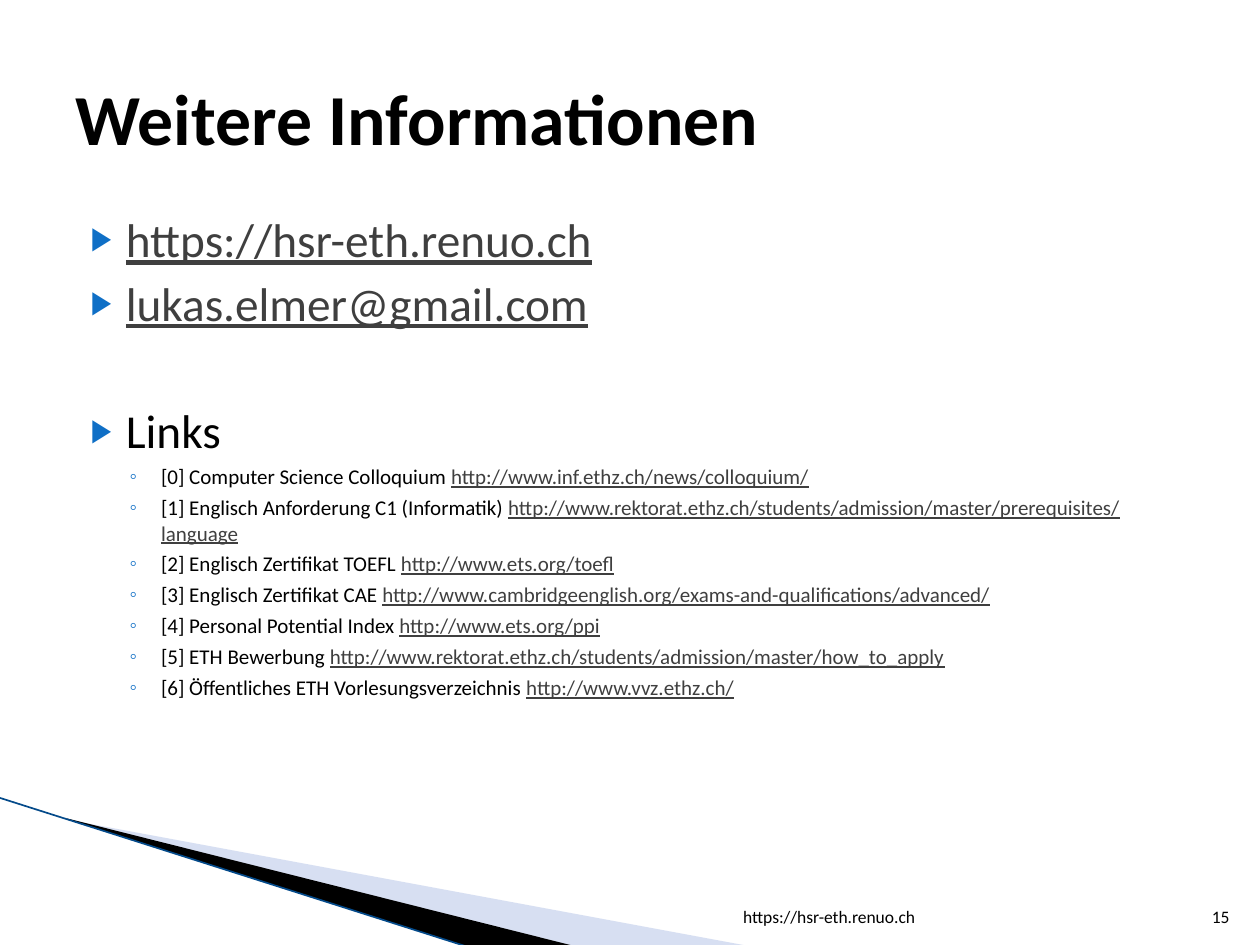
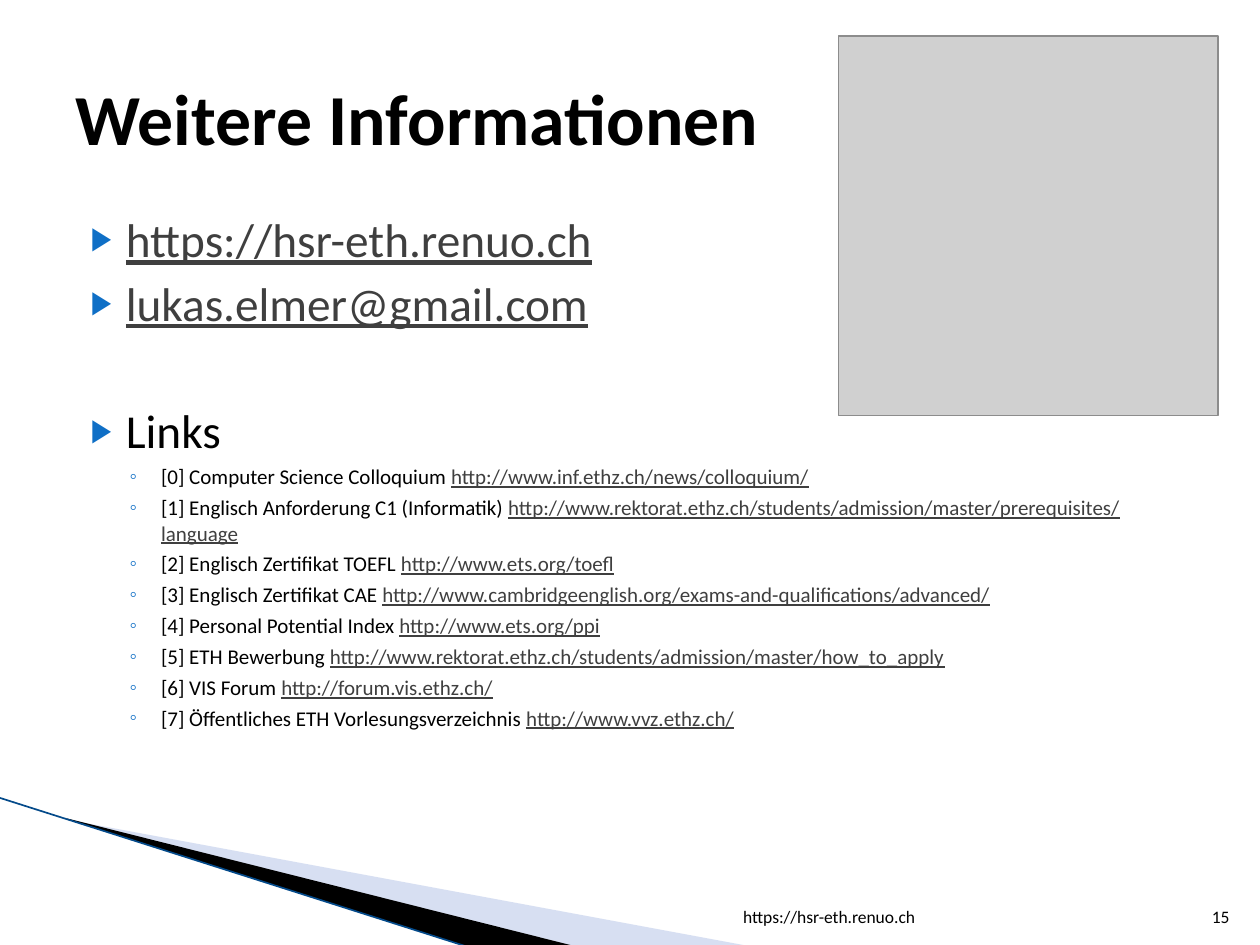
Before and after one commit to lukaselmer/hsr-eth.renuo.ch, a slide deck: slide 15 of vortrag.pptx. Drawn at 1260x945 pixels with LibreOffice and Linux fonts; fonts in the diff are those of the drawing; grey boxes stand for pictures; background and template pictures are left out. Boxes give left, top, right and bottom in pixels: in the first picture for what was removed or moved away, otherwise in the second. Text is boxed around its words. In the diff, an @@ line names an element or a change of style, - is before the commit and + after.

```diff
--- a/vortrag.pptx
+++ b/vortrag.pptx
@@ picture added at bbox=[838, 37, 1217, 416] @@
@@ text at bbox=[161, 680, 733, 730]: text changed @@
-  ◦ [6] Öffentliches ETH Vorlesungsverzeichnis http://www.vvz.ethz.ch/
+  ◦ [6] VIS Forum http://forum.vis.ethz.ch/
+  ◦ [7] Öffentliches ETH Vorlesungsverzeichnis http://www.vvz.ethz.ch/
```
Also in this commit, not shown: 7 other slides changed, 1 other file.
